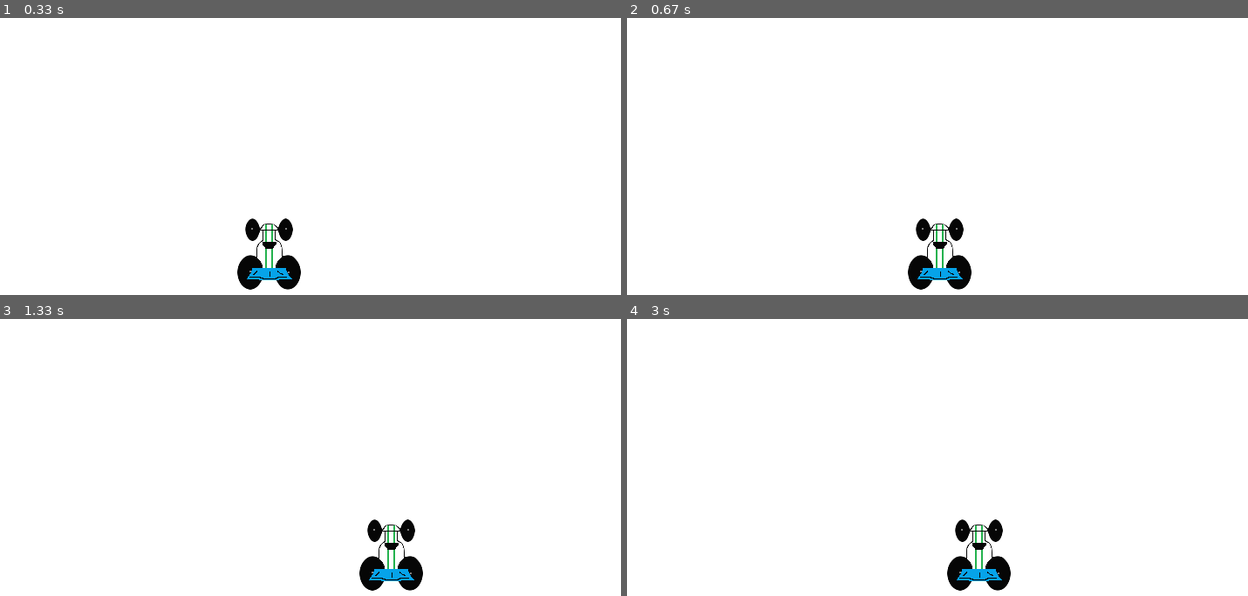
Above: before the commit, frames 1-4 (two rows, left to right).
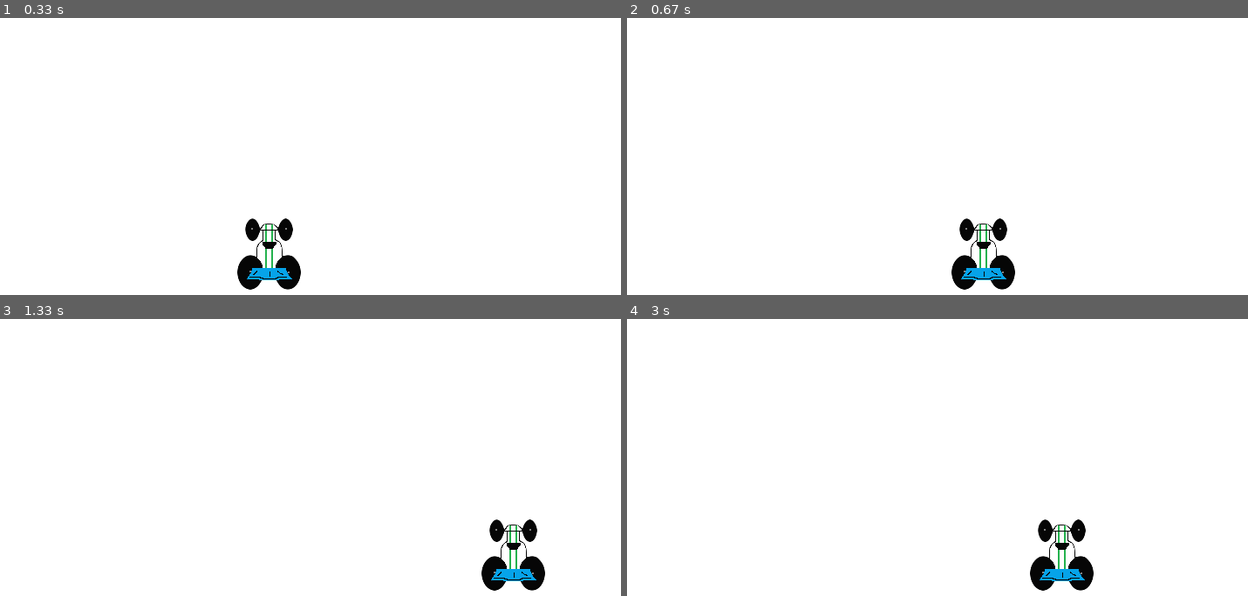
Above: after the commit, the same moments.

Repository: Victor2Code/pygame-practice
Game: pygame game, started from 2_display_image.py
Same seed, same stepped clock (60 frames per second), same inputs: the game is played once before the commit and once after it.
Inputs:
- Up to frame 1 (0.33 s): no input
- Up to frame 2 (0.67 s): hold Right from 0.33 s (still down)
- Up to frame 3 (1.33 s): release Right at 0.8 s; hold Right 0.83-1.3 s
- Up to frame 4 (3 s): hold Left 1.33-1.87 s; hold Left 1.9-2.3 s; hold Right 2.33-2.97 s

Frame 1 is identical in both runs. In frame 2, 2.3% of the frame differs, in the area x 45-63%, y 72-99%; in frame 3, 2.8%, in the area x 57-88%, y 72-99%; in frame 4, 2.8%.

Commit message:
lesson5 display text

Diff:
--- a/2_display_image.py
+++ b/2_display_image.py
@@ -3,6 +3,7 @@
 #python 3
 
 import pygame
+import time
 
 pygame.init()
 
@@ -12,6 +13,7 @@
 
 black=(0,0,0)
 white=(255,255,255)
+red=(255,0,0)
 
 gameDisplay=pygame.display.set_mode((800,600))
 pygame.display.set_caption('A bit Racey')
@@ -21,6 +23,21 @@
 def car(x,y):
     gameDisplay.blit(carImage,(x,y))
 
+def text_object(text,font_name,font_size,font_color):
+    largeText=pygame.font.Font(font_name,font_size)
+    textSurface=largeText.render(text,True,font_color)
+    return textSurface,textSurface.get_rect()
+
+def message_display(text,font_name,font_size,font_color):
+    textSurf,testRect=text_object(text,font_name,font_size,font_color)
+    testRect.center=(display_width/2,display_height/2)
+    gameDisplay.blit(textSurf,testRect)
+    pygame.display.update()
+    #blit and update to add new object to display surface
+    time.sleep(2)
+
+def crash():
+    message_display('You Crashed','freesansbold.ttf',100,red)
 
 def game_loop():
     x=display_width*0.45
@@ -45,9 +62,12 @@
         gameDisplay.fill(white)
         car(x,y)
         if x>display_width-car_width or x<0:
-            exitGame=True
+            crash()
+            x=display_width*0.45
+            y=display_height*0.8
+            car(x,y)
         pygame.display.update()
-        clock.tick(30)
+        clock.tick(60)
 
 game_loop()
 pygame.quit()
